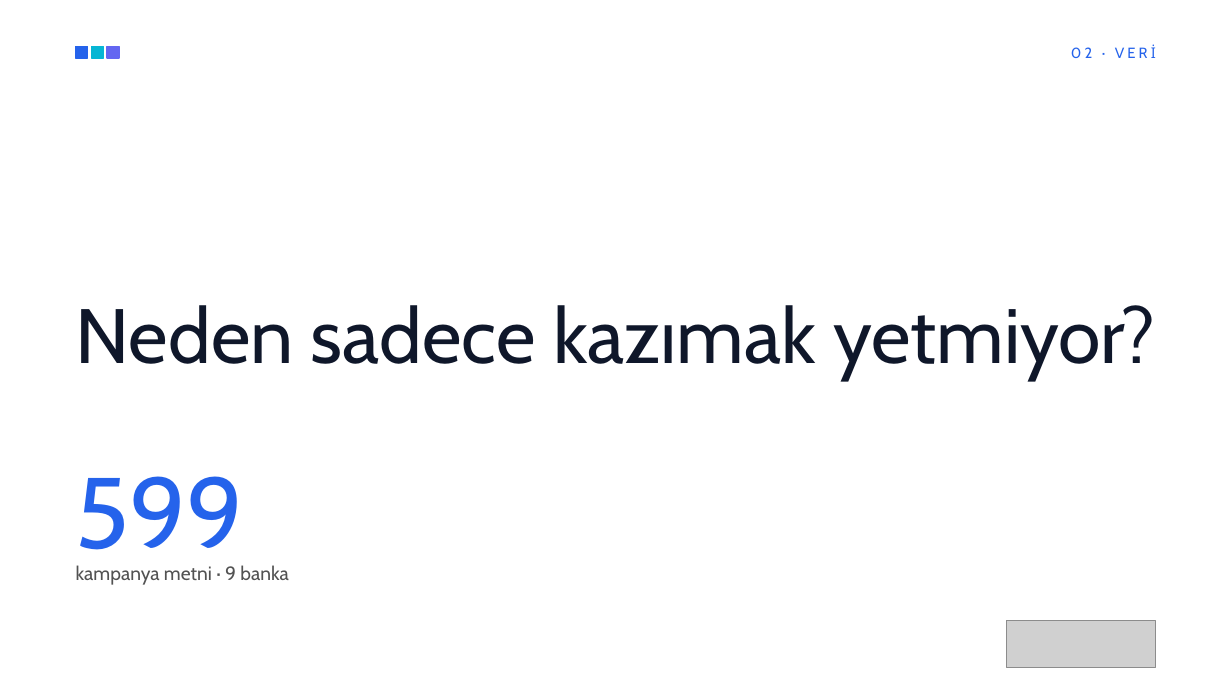
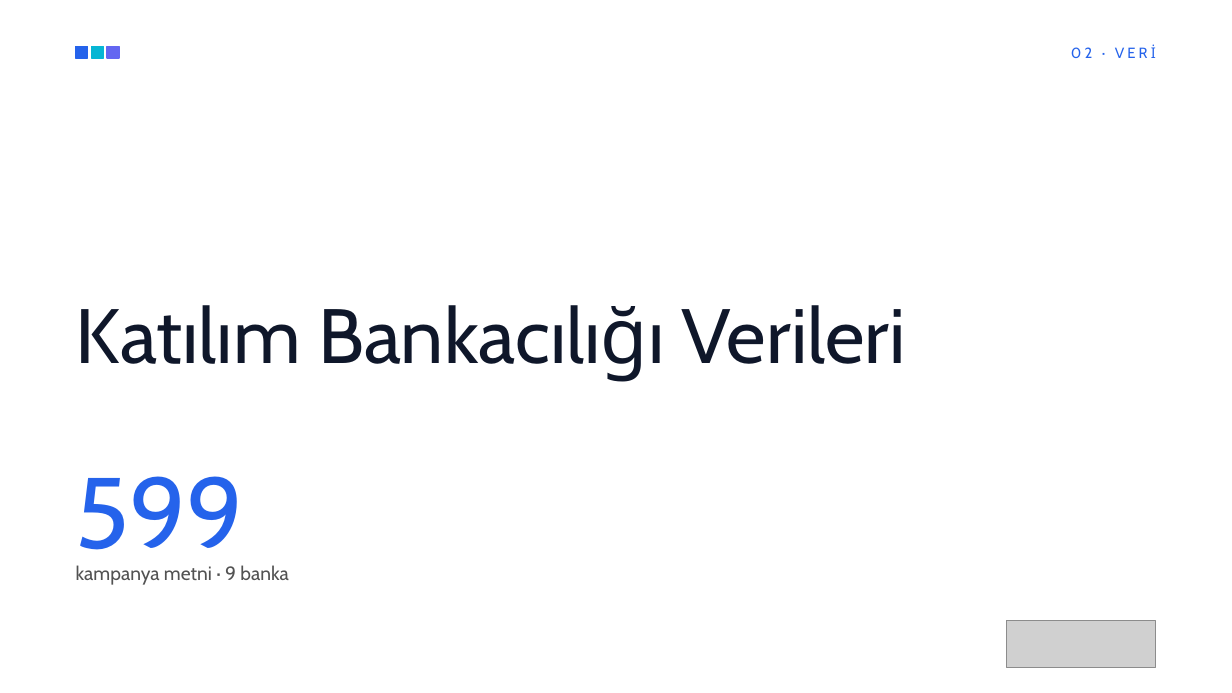
Before and after one commit to SmartData58/Teknofest2026_FinAgent, a slide deck: slide 4 of SmartData-BiQuery-Sunum.pptx. Drawn at 1232x693 pixels with LibreOffice and Linux fonts; fonts in the diff are those of the drawing; grey boxes stand for pictures; background and template pictures are left out. Boxes give left, top, right and bottom in pixels: in the first picture for what was removed or moved away, otherwise in the second. Text is boxed around its words. In the diff, an @@ line names an element or a change of style, - is before the commit and + after.

```diff
--- a/SmartData-BiQuery-Sunum.pptx
+++ b/SmartData-BiQuery-Sunum.pptx
@@ text at box(76, 305, 906, 364): text changed @@
-Neden sadece kazımak yetmiyor?
+Katılım Bankacılığı Verileri
```
Also in this commit, not shown: 10 other slides changed, 3 slides added.
